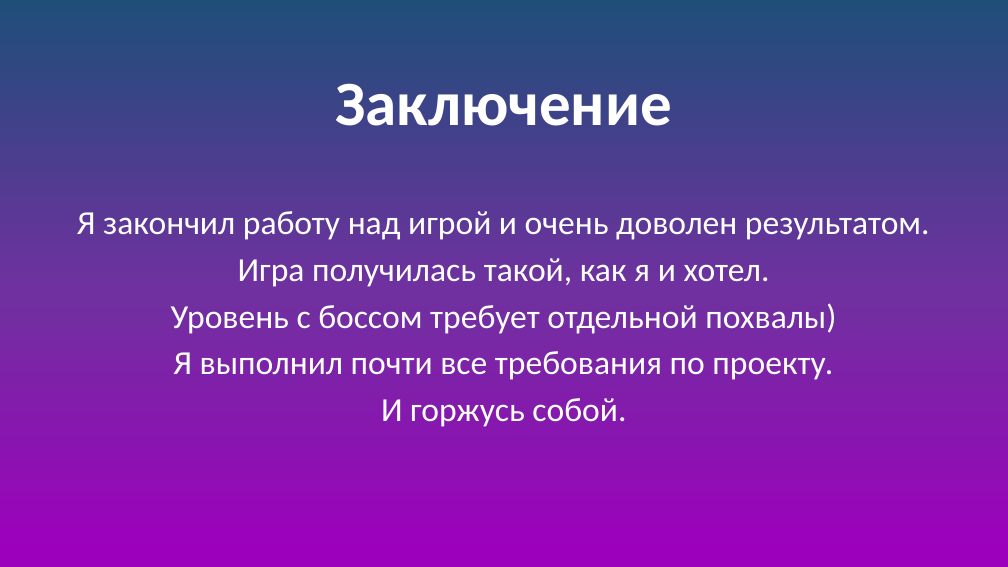
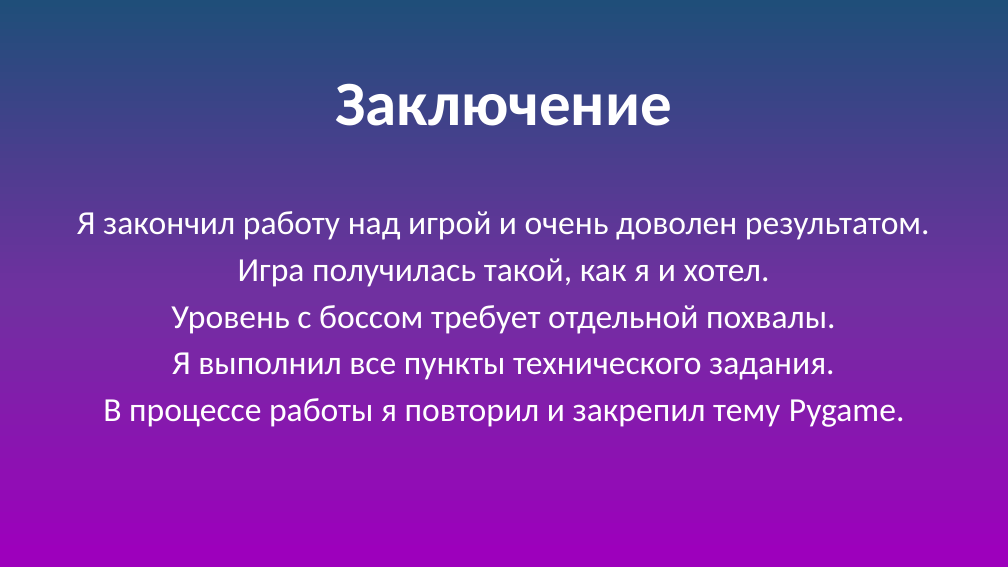
Before and after one commit to Father-Dog-Danil/Pygame_solo, a slide deck: slide 18 of doc/презентация.pptx (slide 4 before the commit). Drawn at 1008x567 pixels with LibreOffice and Linux fonts; fonts in the diff are those of the drawing. Boxes give left, top, right and bottom in pixels: in the first picture for what was removed or moved away, otherwise in the second. Text is boxed around its words. In the diff, an @@ line names an element or a change of style, - is before the commit and + after.

```diff
--- a/doc/презентация.pptx
+++ b/doc/презентация.pptx
@@ text at (x1=103, y1=305, x2=905, y2=427): text changed @@
-Уровень с боссом требует отдельной похвалы)
-Я выполнил почти все требования по проекту.
-И горжусь собой.
+Уровень с боссом требует отдельной похвалы.
+Я выполнил все пункты технического задания.
+В процессе работы я повторил и закрепил тему Pygame.
```
Also in this commit, not shown: 4 other slides changed, 14 slides added.
